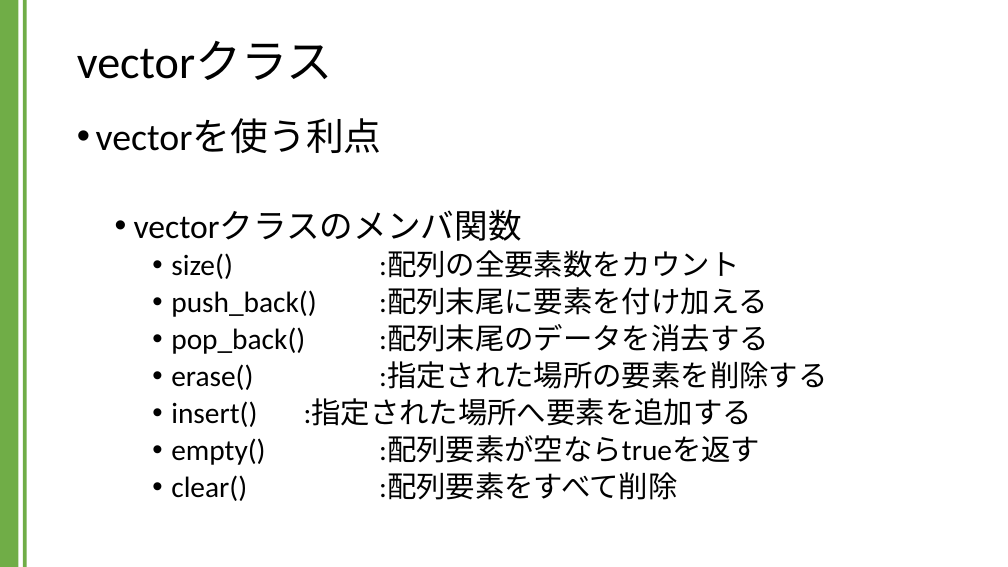
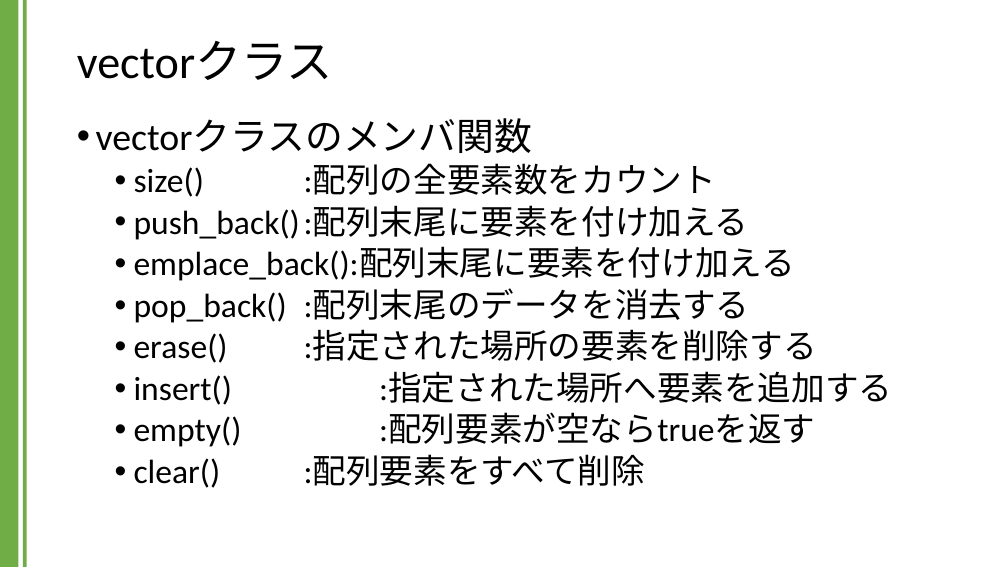
Before and after one commit to kic-murata/cpp2024, a slide deck: slide 7 of 授業資料/講義資料：Vectorクラス.pptx. Drawn at 1008x567 pixels with LibreOffice and Linux fonts; fonts in the diff are those of the drawing. Boxes give left, top, right and bottom in pixels: in the first picture for what was removed or moved away, otherwise in the second. Text is boxed around its words. In the diff, an @@ line names an element or a change of style, - is before the commit and + after.

```diff
--- a/授業資料/講義資料：Vectorクラス.pptx
+++ b/授業資料/講義資料：Vectorクラス.pptx
@@ text at [96, 118, 382, 154]: paragraph removed @@
-• vectorを使う利点
@@ text at [96, 118, 892, 488]: size 32 to 36 pt in "vectorクラスのメンバ関数"; size 28 to 32 pt in "size() :配列の全要素数をカウント", "push_back() :配列末尾に要素を付け加える", "pop_back() :配列末尾のデータを消去する", "erase() :指定された場所の要素を削除する" and 3 more places; list level 2 to 1 in "vectorクラスのメンバ関数"; list level 3 to 2 in "size() :配列の全要素数をカウント"; list level 3 to 2 in "push_back() :配列末尾に要素を付け加える"; list level 3 to 2 in "pop_back() :配列末尾のデータを消去する"; list level 3 to 2 in "erase() :指定された場所の要素を削除する"; list level 3 to 2 in "insert() :指定された場所へ要素を追加する"; list level 3 to 2 in "empty() :配列要素が空ならtrueを返す"; list level 3 to 2 in "clear() :配列要素をすべて削除" @@
@@ text at [134, 248, 796, 281]: paragraph added @@
+  • emplace_back():配列末尾に要素を付け加える
```
Also in this commit, not shown: 9 other slides changed, 1 other file.
